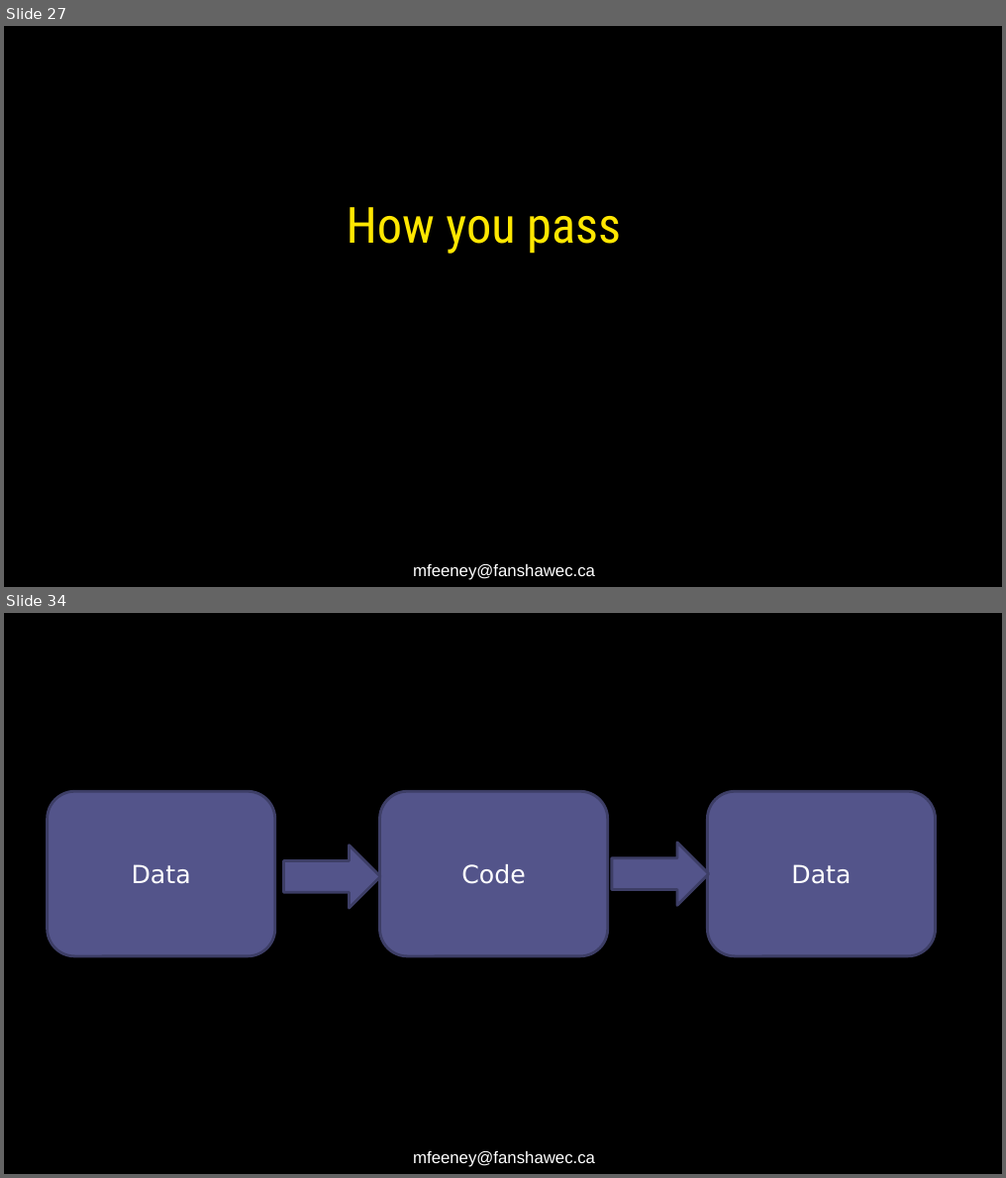
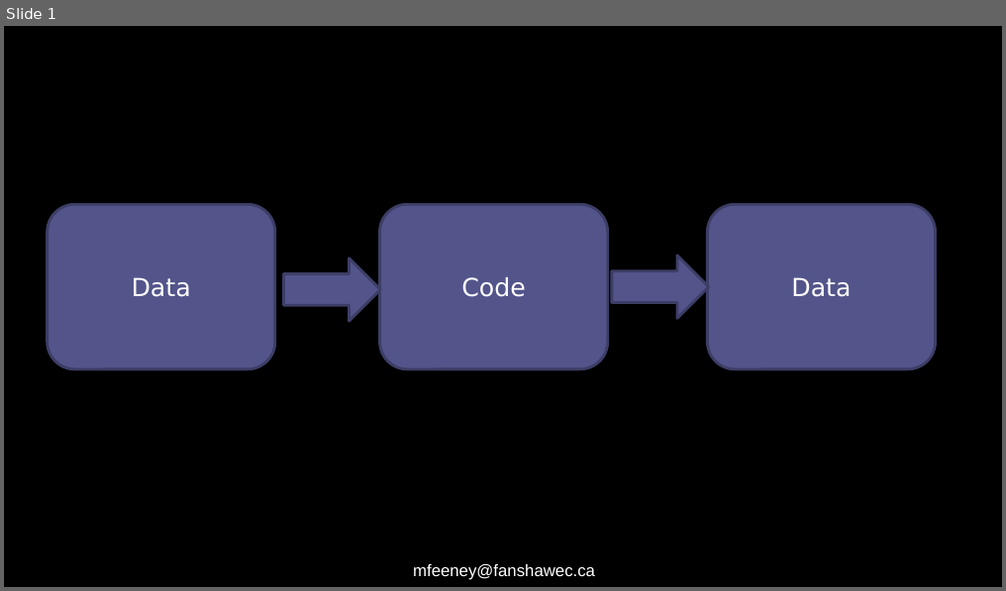
Before and after one commit to FeeneyCodes/INFO3111S24, a slide deck: Lectures/Day_02 (Thursday, May 9th, 2024)/Day_02_On_screen_Notes.pptx. Shown one above the other, each under a label of ours: slides 27 and 34 before the commit, slide 1 after it; the slides between them are not shown. The pictures are 1006x1178 and 1006x591 pixels, drawn with LibreOffice and Linux fonts; fonts in the diff are those of the drawing. Boxes give left, top, right and bottom in pixels: in the first picture for what was removed or moved away, otherwise in the second. Text is boxed around its words. In the diff, an @@ line names an element or a change of style, - is before the commit and + after.

```diff
--- a/Lectures/Day_02 (Thursday, May 9th, 2024)/Day_02_On_screen_Notes.pptx
+++ b/Lectures/Day_02 (Thursday, May 9th, 2024)/Day_02_On_screen_Notes.pptx
@@ slide 27 removed at [4, 26, 1002, 587], background #000000; not listed: 1 template element that a slide beside it also shows @@
@@ text removed at [347, 207, 621, 254] @@
-How you pass
@@ what was slide 34 is now slide 1 @@
```
Also in this commit, not shown: 1 slide changed, 2 slides added, 35 other slides removed, 2 other files.
